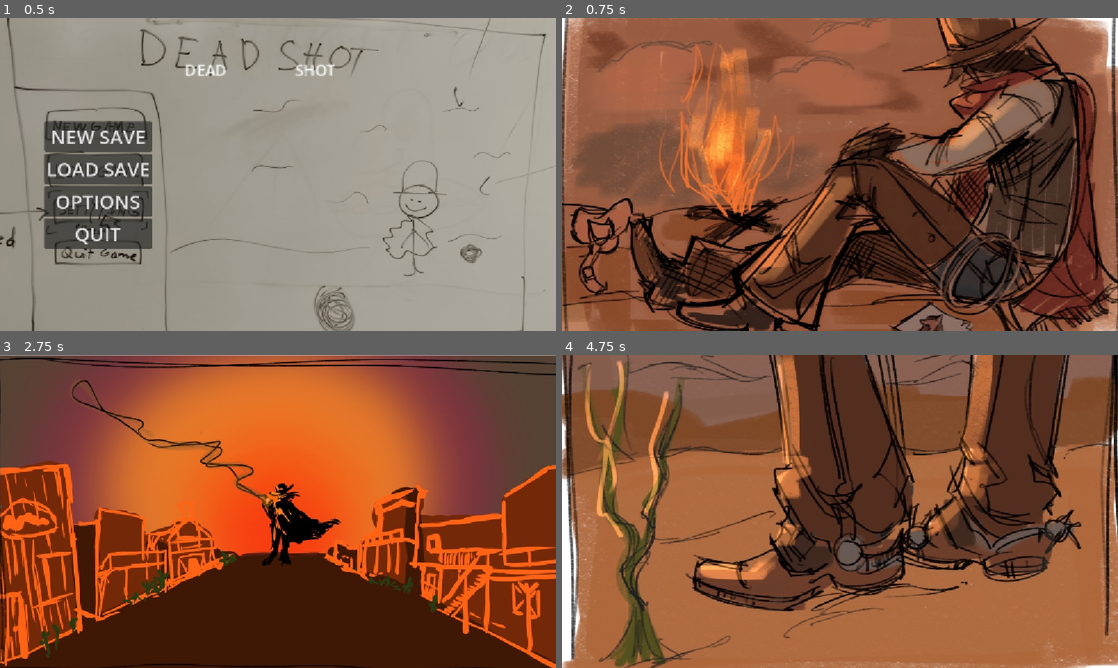
Above: before the commit, frames 1-4 (two rows, left to right).
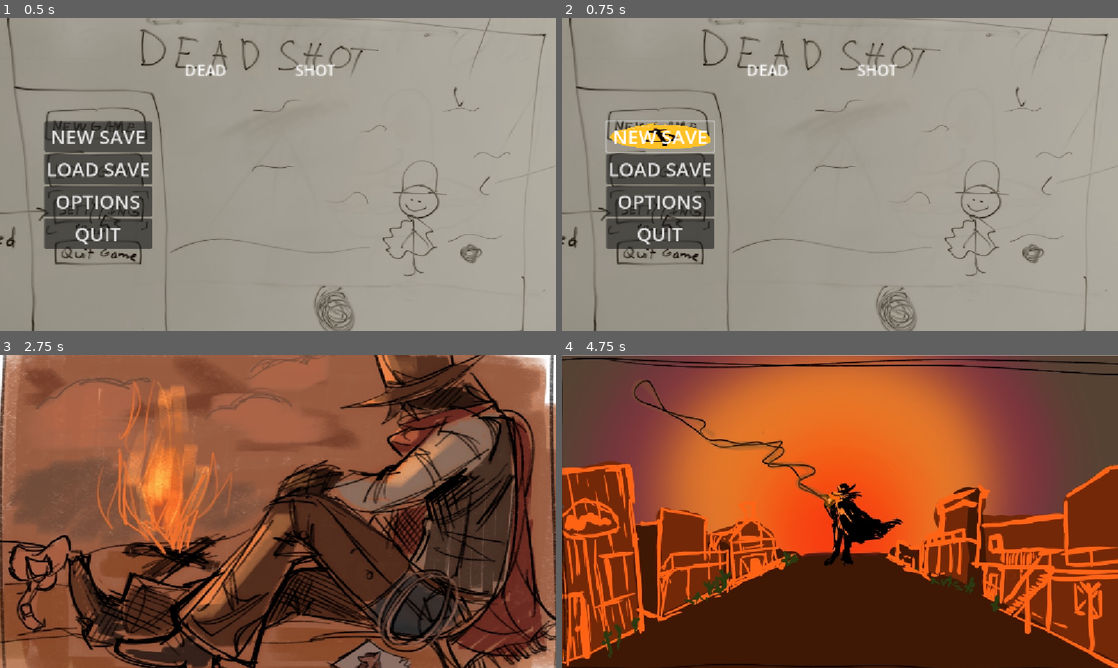
Above: after the commit, the same moments.

Repository: gmuGADIG/DEADSHOT
Game: Godot game, scene res://menu/main_menu/main_menu.tscn
Two runs of this game, one before a commit and one after it. Both use one fixed random seed, a clock stepped at 60 frames per second and the inputs below. The engine's default icon, where the game draws it, is replaced by a stand-in: a white triangle on a blue panel in a dark square.
Inputs (mouse positions are in pixels of both pictures, inside the frame that each line leads up to):
- Up to frame 1 (0.5 s): no input
- Up to frame 2 (0.75 s): click "NEW SAVE" at 0.5 s
- Up to frame 3 (2.75 s): move the mouse to (400, 495) at 1.27 s; press the mouse at (400, 495) at 1.28 s; hold D (move_right) 1.28-2.03 s; tap Enter at 2 s; move the mouse to (166, 527) at 2.02 s; release the mouse at (166, 527) at 2.03 s; hold S (move_down) from 2.03 s (still down); tap E (interact) at 2.1 s
- Up to frame 4 (4.75 s): move the mouse to (895, 442) at 2.77 s; release S (move_down) at 2.78 s; hold D (move_right) 2.78-3.53 s; hold Shift (quick_purchase) 2.78-3.53 s; tap Space (roll) at 3.5, 3.6 s; move the mouse to (812, 574) at 3.52 s; hold W (move_up) 3.53-4.28 s; tap Enter at 4.25 s; move the mouse to (1006, 558) at 4.27 s; hold A (move_left) from 4.28 s (still down); hold Right mouse button (whip) from 4.28 s (still down)

Frame 1 is identical in both runs. In frame 2, 100% of the frame differs, in the area x 0-100%, y 0-100%; in frame 3, 88%; in frame 4, 95%.

Commit message:
Scene switch wip

Diff:
--- a/menu/main_menu/main_menu.gd
+++ b/menu/main_menu/main_menu.gd
@@ -1,7 +1,7 @@
 extends Control
 
 func _on_new_save_button_pressed() -> void:
-	get_tree().change_scene_to_file("res://menu/cutscenes/intro/intro_cutscene.tscn")
+	SceneManager.change_scene_to_file("res://menu/cutscenes/intro/intro_cutscene.tscn")
 
 func _on_load_save_button_pressed() -> void:
 	if Save.save_file_exists():
--- a/menu/main_menu/main_menu.tscn
+++ b/menu/main_menu/main_menu.tscn
@@ -2,7 +2,7 @@
 
 [ext_resource type="Script" uid="uid://cg6umb86w26xh" path="res://menu/main_menu/main_menu.gd" id="1_winya"]
 [ext_resource type="Texture2D" uid="uid://dcavwcmbdms3e" path="res://temp_art/rough_drafts/main_menu.png" id="2_e5xhn"]
-[ext_resource type="Theme" uid="uid://djhkh3pf5w1j5" path="res://temp_art/rough_drafts/main_menu_theme.tres" id="3_7r8i1"]
+[ext_resource type="Theme" uid="uid://cbhjnihlejbf6" path="res://temp_art/rough_drafts/ui_theme.tres" id="3_7r8i1"]
 [ext_resource type="Script" uid="uid://dvio66wasdhpi" path="res://menu/main_menu/button.gd" id="3_qs6vt"]
 
 [node name="MainMenu" type="Control"]
--- a/project.godot
+++ b/project.godot
@@ -20,6 +20,7 @@
 Global="*res://systems/globals.gd"
 Dialog="*res://systems/dialog/dialog.tscn"
 DebugMenu="*res://systems/debug_menu/debug_menu.tscn"
+SceneManager="*res://systems/scene_switch/scene_switch.tscn"
 
 [debug]
 
--- /dev/null
+++ b/systems/scene_switch/scene_switch.gd
@@ -0,0 +1,25 @@
+extends Control
+
+@export var fade_curve : Curve
+@export var scene_change_time : float
+
+var transition_time : float = -1
+var switched_scenes : bool
+var next_scene : String
+
+func change_scene_to_file(file_path : String) -> void:
+	transition_time = 0
+	switched_scenes = false
+	next_scene = file_path
+
+
+# Called every frame. 'delta' is the elapsed time since the previous frame.
+func _process(delta: float) -> void:
+	if transition_time >= 0:
+		transition_time += delta
+		print(fade_curve.sample(transition_time))
+		$ColorRect.color.a = fade_curve.sample(clampf(transition_time,fade_curve.min_domain,fade_curve.max_domain))
+		if not switched_scenes and transition_time >= scene_change_time:
+			get_tree().change_scene_to_file(next_scene)
+		if transition_time >= fade_curve.max_domain:
+			transition_time = -1
--- /dev/null
+++ b/systems/scene_switch/scene_switch.tscn
@@ -0,0 +1,28 @@
+[gd_scene load_steps=3 format=3 uid="uid://sxgpqre2k23t"]
+
+[ext_resource type="Script" uid="uid://bjenh2w6qpj4i" path="res://systems/scene_switch/scene_switch.gd" id="1_dr43d"]
+
+[sub_resource type="Curve" id="Curve_dr43d"]
+_data = [Vector2(0, 0), 0.0, 0.0, 0, 0, Vector2(0.4, 1), 0.0, 0.0, 0, 0, Vector2(0.6, 1), 0.0, 0.0, 0, 0, Vector2(1, 0), 0.0, 0.0, 0, 0]
+point_count = 4
+
+[node name="SceneManager" type="Control"]
+process_mode = 3
+layout_mode = 3
+anchors_preset = 15
+anchor_right = 1.0
+anchor_bottom = 1.0
+grow_horizontal = 2
+grow_vertical = 2
+script = ExtResource("1_dr43d")
+fade_curve = SubResource("Curve_dr43d")
+scene_change_time = 0.5
+
+[node name="ColorRect" type="ColorRect" parent="."]
+layout_mode = 1
+anchors_preset = 15
+anchor_right = 1.0
+anchor_bottom = 1.0
+grow_horizontal = 2
+grow_vertical = 2
+color = Color(0, 0, 0, 1)
Not shown, added: systems/scene_switch/scene_switch.gd.uid
Not shown: 1 places in temp_art/rough_drafts/ui_theme.tres that only renumber resources
